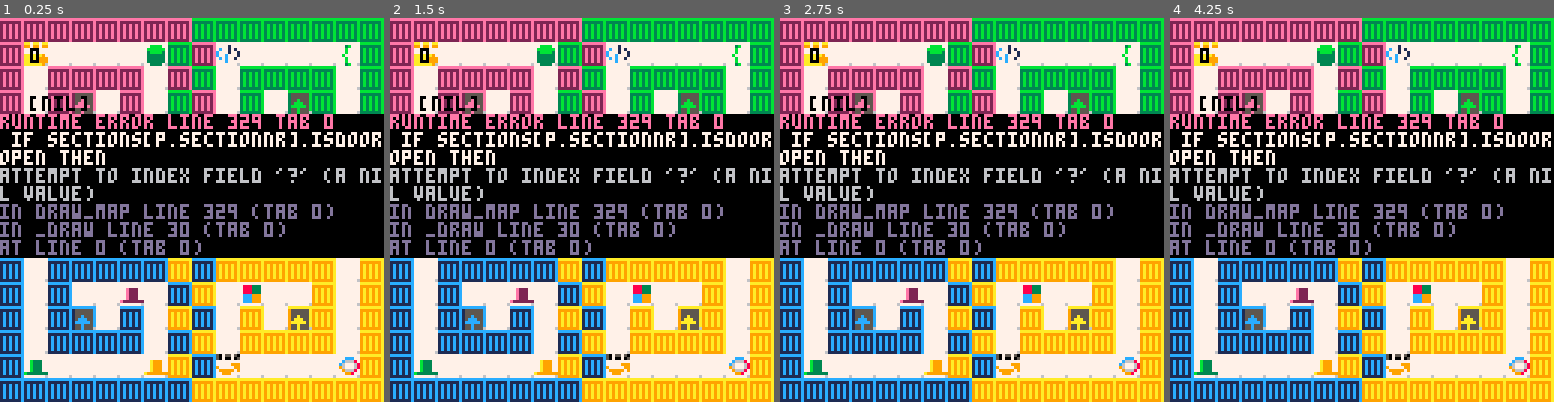
Above: before the commit, frames 1-4 (left to right).
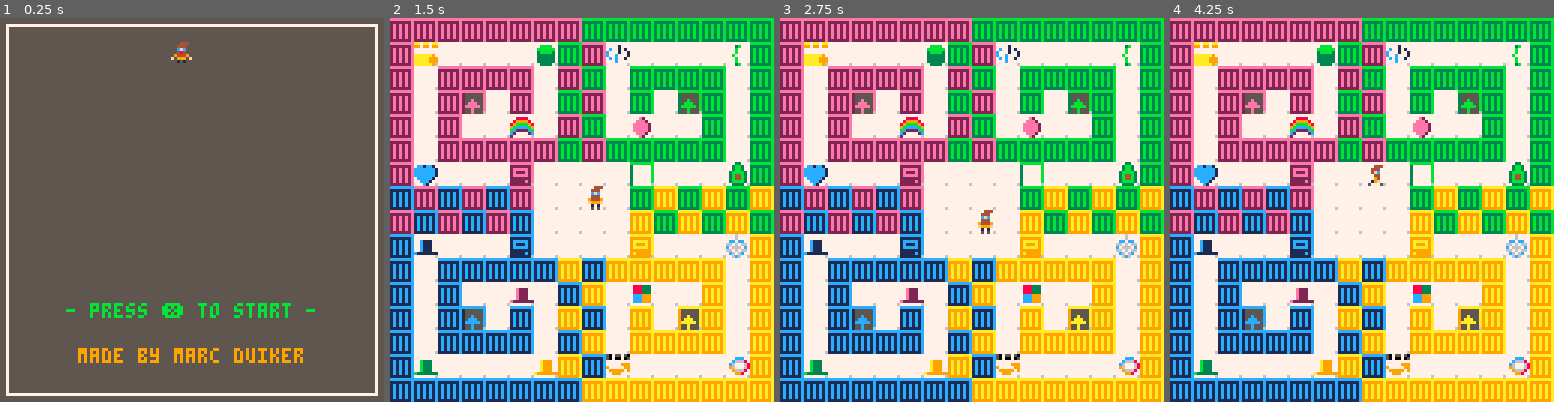
Above: after the commit, the same moments.

Repository: marcduiker/pico-8-games
Game: PICO-8 cartridge carts/diagrid/diagrid.p8
Two runs of this game, one before a commit and one after it. Both use one fixed random seed, a clock stepped at 60 frames per second and the inputs below.
Inputs:
- Up to frame 1 (0.25 s): no input
- Up to frame 2 (1.5 s): tap O (Z key) at 0.33, 0.7, 1.43 s; tap X (X key) at 1.07 s
- Up to frame 3 (2.75 s): hold Left 1.97-2.37 s; tap X (X key) at 2.07, 2.4, 2.73 s; tap O (Z key) at 2.22 s; hold Down from 2.42 s (still down)
- Up to frame 4 (4.25 s): release Down at 2.82 s; hold Right 2.87-3.53 s; tap X (X key) every 0.33 s from 3.07 to 4.07 s; tap O (Z key) at 3.1, 3.98 s; hold Up 3.58-4.08 s; hold Right from 4.13 s (still down)

The runs differ from the first frame. In frame 1, 99% of the frame differs, in the area x 0-100%, y 0-100%; in frame 2, 37%; in frame 3, 37%; in frame 4, 37%.
Error before the commit: runtime error line 329 tab 0; if sections[p.sectionnr].isdooropen then; attempt to index field '?' (a nil value)

Commit message:
Fixed sections and doors

Diff:
--- a/carts/diagrid/diagrid.p8
+++ b/carts/diagrid/diagrid.p8
@@ -118,7 +118,9 @@
 	p.isflipped=false
 	p.seq=nil
 	p.isstill=true
-	p.sectionnr=0
+	p.sectionnr=1
+	p.section=section1
+	p.isgameover=false
 end
 
 function draw_player()
@@ -152,6 +154,8 @@
 
 	local destx=p.x+_dx
 	local desty=p.y+_dy
+	local respawnx=p.section.respawnx
+	local respawny=p.section.respawny
 	if p.isstill==false then
 		if isobstacle(destx,desty) then
 			p.sx=_dx*8
@@ -161,16 +165,16 @@
 			p.seq=seq_obstacle
 			sfx(1)
 		elseif iscollectable(destx,desty) then
-			sections[p.sectionnr].score+=1
-			if (sections[p.sectionnr].score == 4) then
+			p.section.score+=1
+			if (p.section.score == 4) then
 				sfx(3)
-				-- set next section
-				-- unlock door
-				if p.sectionnr < 3 then
+				if p.sectionnr < 4 then
 					p.sectionnr+=1
+					p.section=sections[p.sectionnr]
+				else
+					p.isgameover=true
 				end
-				sections[p.sectionnr].isdooropen=true
-				--
+				p.section.isdooropen=true
 			else
 				sfx(2)
 			end
@@ -183,17 +187,17 @@
 			p.dy=p.sy
 		elseif isportal(destx,desty) then
 			sfx(4)
-			p.x=sections[p.sectionnr].respawnx
-			p.y=sections[p.sectionnr].respawny
+			p.x=respawnx
+			p.y=respawny
 		else
-		 -- nothing special
-		 sfx(0)
-		 p.x+=_dx
-		 p.y+=_dy
-		 p.sx=-_dx*8
-		 p.sy=-_dy*8
-		 p.dx=p.sx
-		 p.dy=p.sy
+			-- nothing special
+			sfx(0)
+			p.x+=_dx
+			p.y+=_dy
+			p.sx=-_dx*8
+			p.sy=-_dy*8
+			p.dx=p.sx
+			p.dy=p.sy
 		end
 		p.t=0
 
@@ -283,6 +287,7 @@
 
 function init_map()
 	section1={
+		id=1,
 		isdooropen=true,
 		doorx=10,
 		doory=6,
@@ -293,6 +298,7 @@
 		score=0,
 		maxscore=4}
 	section2={
+		id=2,
 		isdooropen=false,
 		doorx=5,
 		doory=9,
@@ -303,6 +309,7 @@
 		score=0,
 		maxscore=4}
 	section3={
+		id=3,
 		isdooropen=false,
 		doorx=10,
 		doory=9,
@@ -313,6 +320,7 @@
 		score=0,
 		maxscore=4}
 	section4={
+		id=4,
 		isdooropen=false,
 		doorx=5,
 		doory=6,
@@ -327,10 +335,12 @@
 
 function draw_map()
 	map(0,0)
-	print(p.sectionnr, 10, 10, 0)
-	print(sections[0], 10, 26, 0)
-	if sections[p.sectionnr].isdooropen then
-		mset(sections[p.sectionnr].doorx,sections[p.sectionnr].doory,sections[p.sectionnr].opendoorspr)
+	--print("score:"..p.section.score, 10, 0, 0)
+	--print("nr:"..p.sectionnr, 10, 10, 0)
+	--print("id:"..p.section.id, 10, 18, 0)
+	--print("spr:"..p.section.opendoorspr, 10, 26, 0)
+	if p.section.isdooropen then
+		mset(p.section.doorx,p.section.doory,p.section.opendoorspr)
 	end
 end
 -->8
